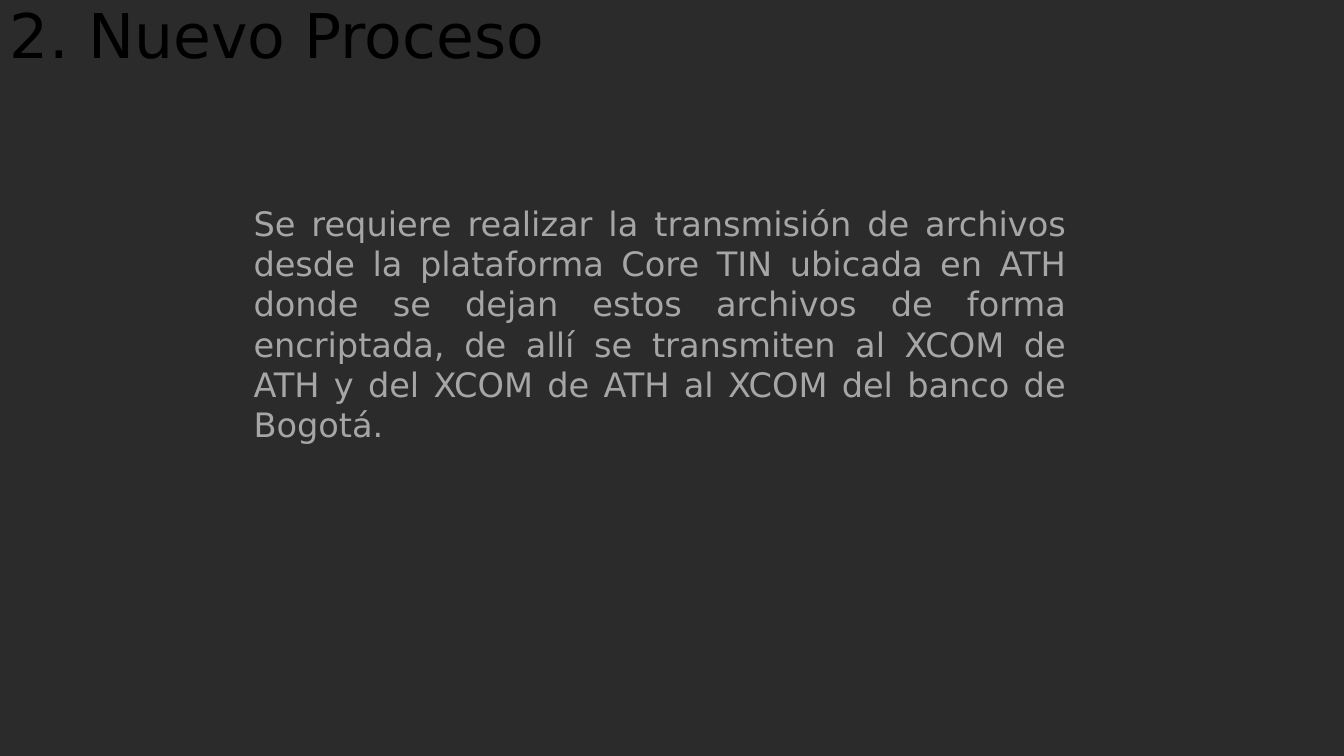
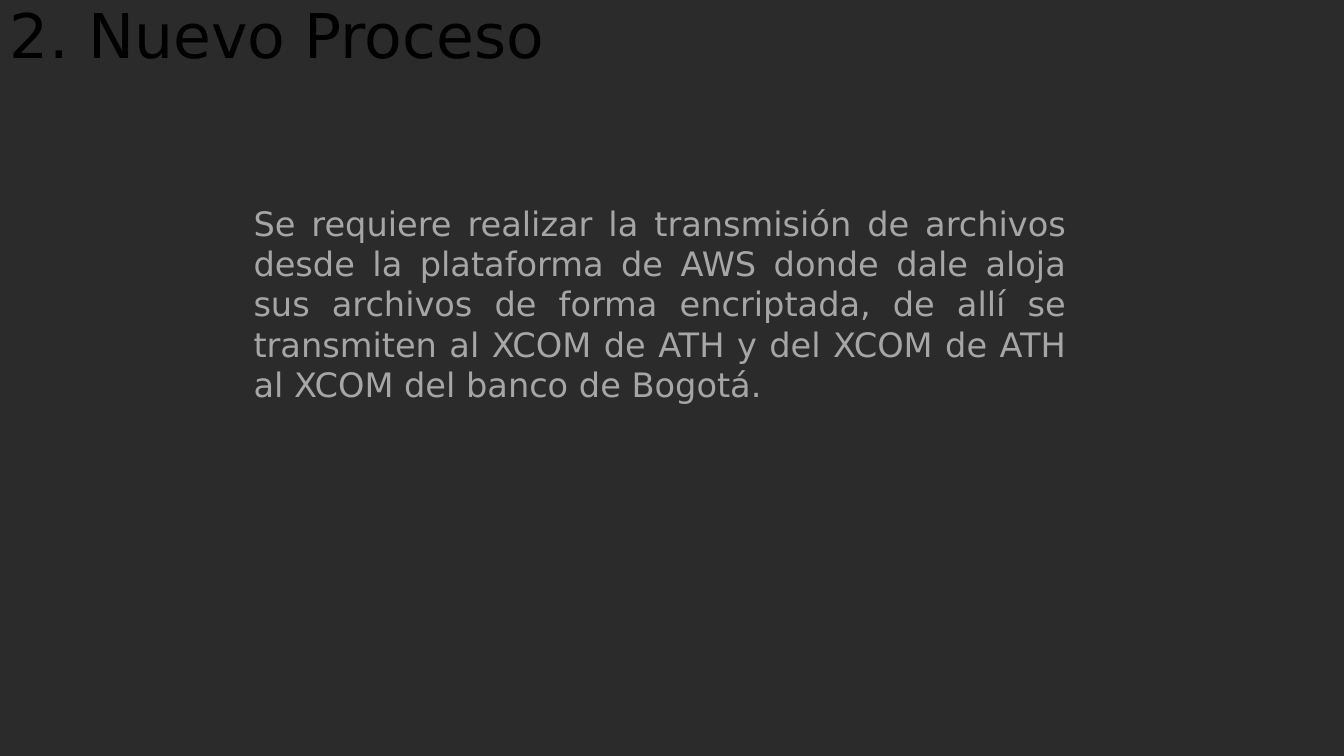
Before and after one commit to keos2017/Flujos-GAW-AWS, a slide deck: slide 5 of RQ35314/Entrega RQ35314_transferenciaArchivos.pptx. Drawn at 1344x756 pixels with LibreOffice and Linux fonts; fonts in the diff are those of the drawing; background and template pictures are left out; a plain dark background stands for a picture behind light text. Boxes give left, top, right and bottom in pixels: in the first picture for what was removed or moved away, otherwise in the second. Text is boxed around its words. In the diff, an @@ line names an element or a change of style, - is before the commit and + after.

Commit message:
Control de cambio sobre flujo dale cashback, se retira del RQ35314 y se ajusta presentacion powerpoint al igual que el documento

```diff
--- a/RQ35314/Entrega RQ35314_transferenciaArchivos.pptx
+++ b/RQ35314/Entrega RQ35314_transferenciaArchivos.pptx
@@ text at (254,209,1066,404): text changed @@
-Se requiere realizar la transmisión de archivos desde la plataforma Core TIN ubicada en ATH donde se dejan estos archivos de forma encriptada, de allí se transmiten al XCOM de ATH y del XCOM de ATH al XCOM del banco de Bogotá.
+Se requiere realizar la transmisión de archivos desde la plataforma de AWS donde dale aloja sus archivos de forma encriptada, de allí se transmiten al XCOM de ATH y del XCOM de ATH al XCOM del banco de Bogotá.
```
Also in this commit, not shown: 6 other slides changed, 1 slide added, 1 slide removed, 6 other files.
